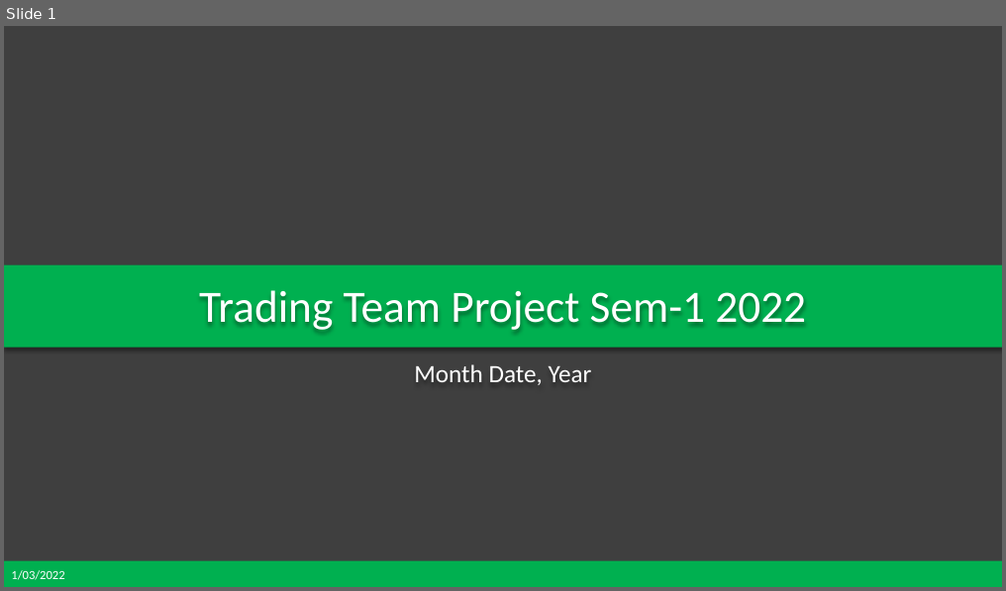
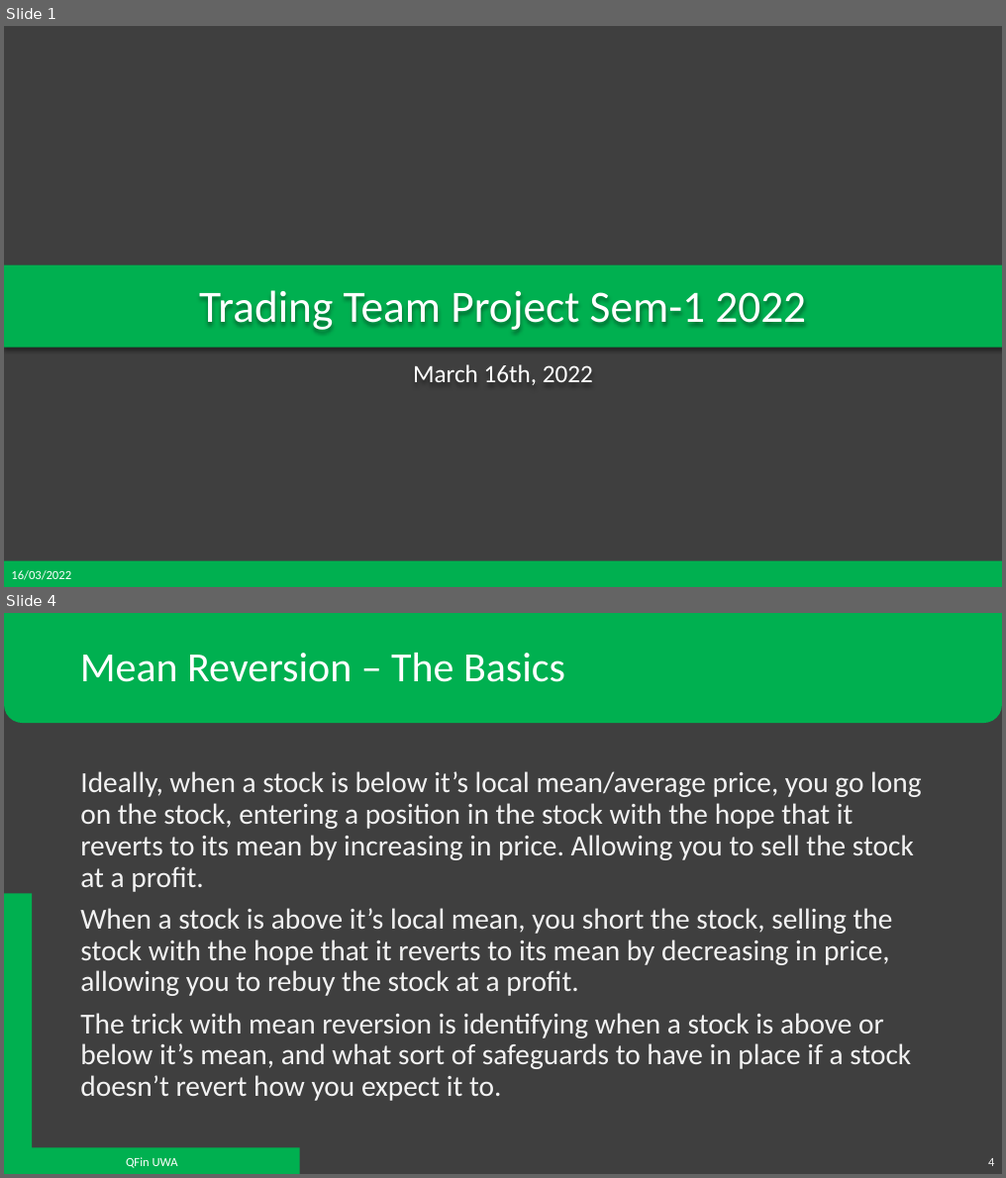
Before and after one commit to QFinUWA/Mean-Reversion-Trading-Team-Project-Semester-1-2022, a slide deck: Mean Reversion - Project Semester 1 2022.pptx. Shown one above the other, each under a label of ours: slide 1 before the commit, slides 1 and 4 after it; the slides between them are not shown. The pictures are 1006x591 and 1006x1178 pixels, drawn with LibreOffice and Linux fonts; fonts in the diff are those of the drawing; background and template pictures are left out. Boxes give left, top, right and bottom in pixels: in the first picture for what was removed or moved away, otherwise in the second. Text is boxed around its words. In the diff, an @@ line names an element or a change of style, - is before the commit and + after.

```diff
--- a/Mean Reversion - Project Semester 1 2022.pptx
+++ b/Mean Reversion - Project Semester 1 2022.pptx
@@ slide 4 added at <box>4,613,1002,1174</box>, background #3F3F3F @@
@@ round same rect added at <box>4,613,1002,723</box>, fill #00B050 @@
@@ title added at <box>80,653,565,682</box>, 40 pt, text #FFFFFF @@
+Mean Reversion – The Basics
@@ text added at <box>80,771,921,1101</box>, 28 pt, text #F2F2F2 @@
+Ideally, when a stock is below it’s local mean/average price, you go long on the stock, entering a position in the stock with the hope that it reverts to its mean by increasing in price. Allowing you to sell the stock at a profit.
+When a stock is above it’s local mean, you short the stock, selling the stock with the hope that it reverts to its mean by decreasing in price, allowing you to rebuy the stock at a profit.
+The trick with mean reversion is identifying when a stock is above or below it’s mean, and what sort of safeguards to have in place if a stock doesn’t revert how you expect it to.
@@ corner added at <box>4,894,300,1174</box>, fill #00B050 @@
@@ text added at <box>126,1157,178,1168</box>, 12 pt, text #FFFFFF @@
+QFin UWA
@@ page number added at <box>988,1158,994,1166</box>, 12 pt, text #F2F2F2 @@
+4
@@ slide 1 changed as well @@
@@ subtitle at <box>413,365,593,385</box>: text changed @@
-Month Date, Year
+March 16th, 2022
@@ text at <box>11,570,71,580</box>: text changed @@
-1/03/2022
+16/03/2022
```
Also in this commit, not shown: 3 other slides changed, 6 other slides added, 2 slides removed.
